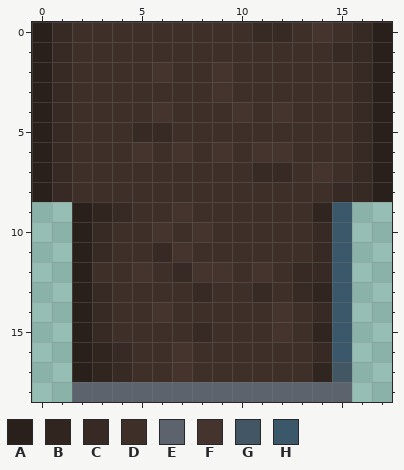
Pixel-art sprite, stored at Assets/Artwork/Environment/Building/vent_top.png. The first picture shows the starting point.
The file is 18x19 pixels. Colours within 5 levels of each other are drawn and written as one.
Palette (. is transparent): A #291f1b  B #312520  C #372923  D #3e2f29  E #5c636c  F #45342d  G #425663  H #3b586b
Pixels before, first column x 0:
 0 ACDDDDDDDDDCCDFDCA
 1 ACDDDDDDDDDDDDDCCA
 2 ACDDDDFDDFDDDDDDCA
 3 ACDDDDDDDFDDDDDDCA
 4 ACDDDDFDDDFDFDDDCA
 5 ACDDDCCDDDDDDDDDCA
 6 ACDDDFDFDFDFFDDDCA
 7 ACDDDDDDDDDCCDFDCA
 8 ACDDDDDDDDDDDDDCCA
 9 ..ABCDDFDDDDDDBH..
10 ..ACDDFDFDDDDDCH..
11 ..ACDDCFDDDDDDCH..
12 ..ADDFDCFFDFDCCH..
13 ..ACDDDDCDDCDCBH..
14 ..ACDDFDDDDDFDCH..
15 ..ACDDDDCDDDFDBH..
16 ..ABCDDFDDDDDDCH..
17 ..ABCDDFDDDDDDBG..
18 ..EEEEEEEEEEEEEE..
After:
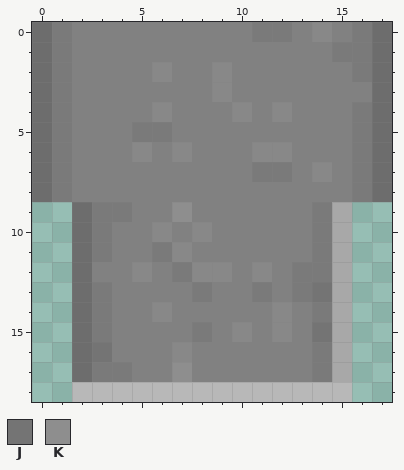
Colours new in this view: J #747474  K #8e8e8e
The edit:
colour A: #291f1b -> #6d6d6d
colour C: #372923 -> #7a7a7a
colour D: #3e2f29 -> #818181
colour E: #5c636c -> #b8b8b8
colour F: #45342d -> #888888
colour H: #3b586b -> #a8a8a8
Changed rows in their new state; - is a pixel that keeps its letter.
first column x 3:
 3 -------------D
 6 ------D-------
 8 ------------D-
 9 C---K------C--
first column x 3:
13 -----------J-
15 -------F---J-
16 JD-----------
17 C---K------CH
